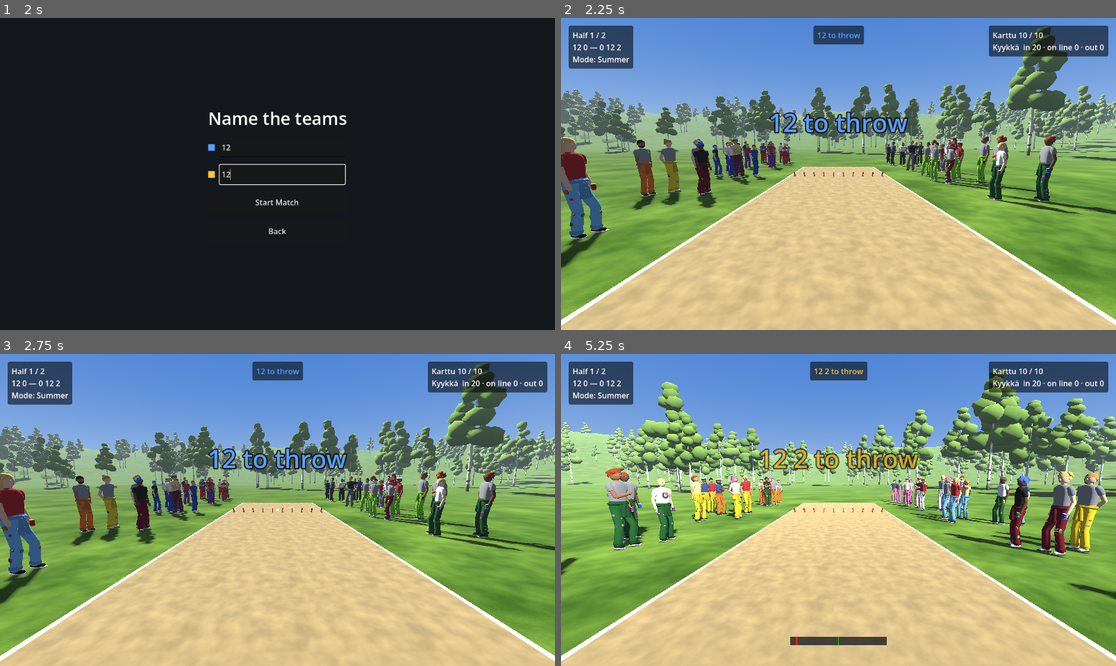
Above: before the commit, frames 1-4 (two rows, left to right).
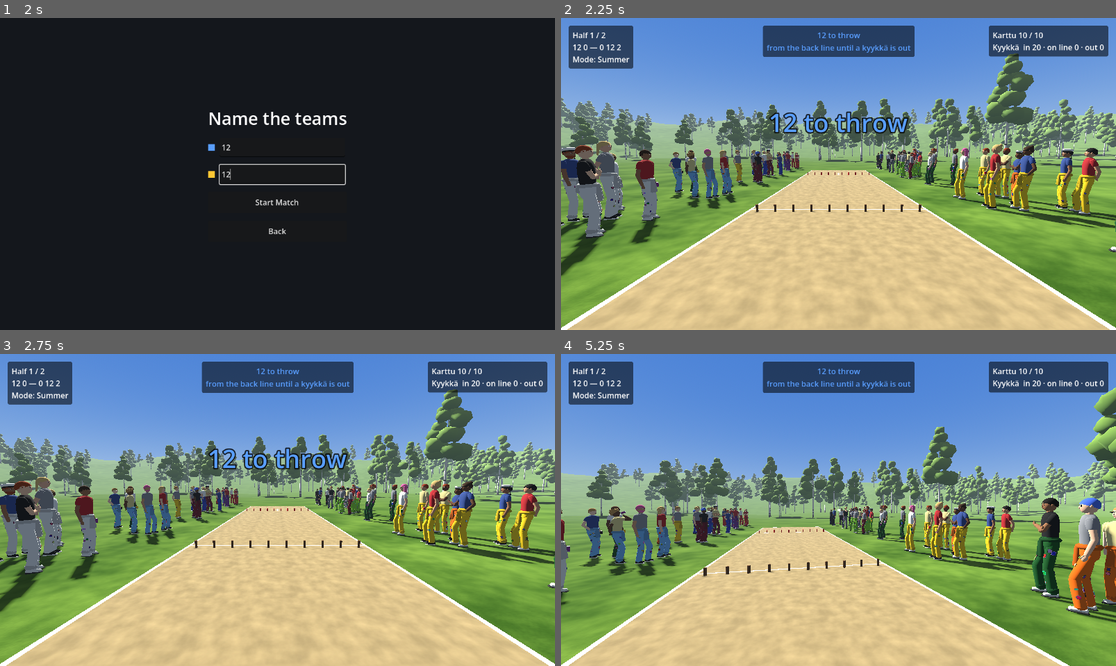
Above: after the commit, the same moments.

Repository: ration/kyykka
Game: Godot game, scene res://scenes/main_menu.tscn
Same seed, same stepped clock (60 frames per second), same inputs: the game is played once before the commit and once after it.
Inputs (mouse positions are in pixels of both pictures, inside the frame that each line leads up to):
- Up to frame 1 (2 s): click "Start Summer Match" at 0.5 s; click (283, 149) at 1.27 s; type "12" at 1.35 s; click (283, 174) at 1.5 s; type "12" at 1.58 s
- Up to frame 2 (2.25 s): click "Start Match" at 2 s
- Up to frame 3 (2.75 s): no input
- Up to frame 4 (5.25 s): tap Enter at 2.75 s; move the mouse to (866, 510) at 2.77 s; hold Shift 2.78-3.53 s; click (866, 510) at 2.92 s; move the mouse to (810, 510) at 3.52 s; tap Alt at 3.6 s; click (810, 510) at 3.67 s; move the mouse to (849, 503) at 4.27 s; tap Ctrl at 4.35 s; click (849, 503) at 4.42 s; move the mouse to (832, 516) at 5.02 s; tap Shift at 5.1 s; click (832, 516) at 5.17 s

Frame 1 is identical in both runs. In frame 2, 33% of the frame differs, in the area x 0-100%, y 2-100%; in frame 3, 33%; in frame 4, 52%.

Commit message:
Throw from the back line until the first kyykkä is out
Each team throws from the back edge of the court at its own end until it
has knocked a kyykkä out of the target pesä, then from its own pesä line
(Attack.throws_from_back_line()). The turn's starting camera pitch and
max throw distance now come from the distance to the target row. Own
kyykkä can be hit; ones knocked out count for the opponent.

Co-Authored-By: Claude Opus 5.5 <noreply@anthropic.com>

Diff:
--- a/scripts/court.gd
+++ b/scripts/court.gd
@@ -49,6 +49,7 @@
 	match_controller.pesa_size = pesa_size
 	match_controller.near_pesa_z = near_pesa_z
 	match_controller.far_pesa_z = far_pesa_z
+	match_controller.court_length = court_length
 	match_controller.pesa_side_margin = pesa_side_margin
 	match_controller.kyykka_scene = preload("res://scenes/kyykka.tscn")
 	match_controller.karttu_scene = preload("res://scenes/karttu.tscn")
--- a/scripts/match_controller.gd
+++ b/scripts/match_controller.gd
@@ -31,6 +31,7 @@
 @export var pesa_size: float
 @export var near_pesa_z: float
 @export var far_pesa_z: float
+@export var court_length: float = 20.0  ## the back lines are at -/+ court_length / 2
 @export var pesa_side_margin: float
 @export var kyykka_scene: PackedScene
 @export var karttu_scene: PackedScene
@@ -115,10 +116,8 @@
 ## so the end changing colour shows whose turn it is.
 func _configure_thrower_for_current_attack() -> void:
 	var team_a := is_team_a_turn()
-	if team_a:
-		thrower.configure(Vector3(0, 0, near_pesa_z), Vector3(0, 0, 1), far_pesa_view)
-	else:
-		thrower.configure(Vector3(0, 0, far_pesa_z), Vector3(0, 0, -1), near_pesa_view)
+	var target := far_pesa_view if team_a else near_pesa_view
+	thrower.configure(throwing_position(), Vector3(0, 0, 1 if team_a else -1), target, target.global_position)
 	far_pesa_view.set_targeted(team_a)
 	near_pesa_view.set_targeted(not team_a)
 	_update_input()
@@ -163,6 +162,16 @@
 
 	current_attack = current_half.next_attack(current_attack)
 	_configure_thrower_for_current_attack()
+
+
+## Where the current team throws from: the back edge of the court at
+## their own end until they've knocked a kyykkä out, then their own pesä's
+## front line (Attack.throws_from_back_line()).
+func throwing_position() -> Vector3:
+	var team_a := is_team_a_turn()
+	if current_attack.throws_from_back_line():
+		return Vector3(0, 0, -court_length / 2.0 if team_a else court_length / 2.0)
+	return Vector3(0, 0, near_pesa_z if team_a else far_pesa_z)
 
 
 ## Team A attacks the far pesä, team B the near one.
--- a/scripts/rules/attack.gd
+++ b/scripts/rules/attack.gd
@@ -37,6 +37,13 @@
 	karttu_used += 1
 
 
+## Where the next throw is made from: the back edge of the court until
+## the first kyykkä has been knocked out of the pesä, then the attacking
+## team's own pesä line (README.md, "Teams and turns").
+func throws_from_back_line() -> bool:
+	return pesa.removed == 0
+
+
 ## Bonus karttu only count once the pesä is actually cleared — running out
 ## of karttu with kyykkä still standing leaves nothing "unused".
 func unused_karttu() -> int:
--- a/scripts/throwing/throw_controller.gd
+++ b/scripts/throwing/throw_controller.gd
@@ -48,12 +48,13 @@
 
 @export var swing_seconds: float = 1.0  ## time for the gauge to sweep 0 -> 180
 @export var throw_speed: float = 16.0  ## fixed for now; variable power is a later feature
-@export var launch_elevation_degrees: float = -7.5  ## camera pitch reset each turn; looks at the target pesä's kyykkä row from the default camera spot
+@export var launch_elevation_degrees: float = -7.5  ## camera pitch reset each turn when configure() isn't given the target row (otherwise it looks at the row)
 @export var min_elevation_degrees: float = -20.0  ## steepest downward look, i.e. the shortest throw (~3 m out)
 @export var max_elevation_degrees: float = 0.0  ## looking at or above the horizon aims at max_throw_distance
 @export var aim_target_height: float = 0.1  ## height the look ray is cast onto: mid-height of a stacked kyykkä pair
 @export var min_throw_distance: float = 2.0
-@export var max_throw_distance: float = 16.0  ## a little past the far pesä's back line
+@export var max_throw_distance: float = 16.0  ## without a target row; with one, max_throw_past_target past it
+@export var max_throw_past_target: float = 6.0  ## from the row, a little past the target pesä's back line
 
 @export var camera_height: float = 1.6
 @export var camera_back_offset: float = 1.2
@@ -73,6 +74,7 @@
 var _forward_direction: Vector3 = Vector3(0, 0, 1)  ## yaw=0 aim direction; set via configure()
 var _line_middle: Vector3  ## where the thrower stands with no sideways step; set via configure()
 var _line_offset: float = 0.0  ## metres to the thrower's right of _line_middle
+var _max_distance: float = 16.0  ## this turn's max_throw_distance; set via configure()
 var _stepping: bool = false  ## right mouse button held
 var _karttu: Karttu
 var _busy: bool = false
@@ -100,10 +102,13 @@
 
 
 ## Positions this thrower for a turn: where it stands, which way is
-## "straight ahead" (yaw=0), and which PesaView's kyykkä to watch for
-## settling. Called once right after this node enters the tree for the
-## first turn, and again whenever the active side changes.
-func configure(p_position: Vector3, p_forward: Vector3, p_watch_root: Node3D) -> void:
+## "straight ahead" (yaw=0), which PesaView's kyykkä to watch for
+## settling and, if given, where the target kyykkä row is — the camera
+## starts out looking at it and throws can reach a little past the pesä,
+## wherever the thrower stands (the back line or the pesä line). Called
+## once right after this node enters the tree for the first turn, and
+## again every turn.
+func configure(p_position: Vector3, p_forward: Vector3, p_watch_root: Node3D, target_row := Vector3.INF) -> void:
 	position = p_position
 	_line_middle = p_position
 	_line_offset = 0.0
@@ -114,6 +119,14 @@
 	_gauge_bar.hide()
 	_yaw_degrees = 0.0
 	_elevation_degrees = launch_elevation_degrees
+	_max_distance = max_throw_distance
+	if target_row != Vector3.INF:
+		var to_row := (target_row - p_position).dot(_forward_direction)
+		_max_distance = to_row + max_throw_past_target
+		_elevation_degrees = clampf(
+			-rad_to_deg(atan((camera_height - aim_target_height) / (to_row + camera_back_offset))),
+			min_elevation_degrees, max_elevation_degrees
+		)
 	_fov_degrees = default_fov_degrees
 	camera.fov = _fov_degrees
 	_reset_karttu()
@@ -284,10 +297,10 @@
 	var origin := _camera_position()
 	var look := _look_direction()
 	if look.y >= -0.001:
-		return max_throw_distance
+		return _max_distance
 	var hit := origin + look * ((aim_target_height - origin.y) / look.y)
 	var ahead := (hit - global_position).dot(_aim_direction())
-	return clampf(ahead, min_throw_distance, max_throw_distance)
+	return clampf(ahead, min_throw_distance, _max_distance)
 
 
 func _throw(gauge_degrees: float) -> void:
--- a/scripts/ui/hud.gd
+++ b/scripts/ui/hud.gd
@@ -142,6 +142,8 @@
 		return
 
 	_turn_label.text = _turn_text()
+	if attack.throws_from_back_line():
+		_turn_label.text += "\nfrom the back line until a kyykkä is out"
 	_turn_label.add_theme_color_override("font_color", _turn_color())
 	_karttu_label.text = "Karttu %d / %d" % [
 		attack.karttu_budget - attack.karttu_used, attack.karttu_budget,
--- a/tests/rules/test_attack.gd
+++ b/tests/rules/test_attack.gd
@@ -31,3 +31,14 @@
 
 	assert_true(attack.is_finished())
 	assert_eq(attack.score(), -4 * Attack.PENALTY_ON_LINE)
+
+
+func test_throws_from_the_back_line_until_a_kyykka_is_out() -> void:
+	var attack := Attack.new(Team.new("A"), Pesa.new(4), 10)
+	assert_true(attack.throws_from_back_line(), "first throw")
+	attack.throw(ThrowResult.new())  # miss
+	assert_true(attack.throws_from_back_line())
+	attack.throw(ThrowResult.new(0, 2, 0))  # only onto the line: still in play
+	assert_true(attack.throws_from_back_line())
+	attack.throw(ThrowResult.new(1, 0, 0))
+	assert_false(attack.throws_from_back_line(), "first kyykkä out: move up to the pesä line")
--- a/tests/throwing/test_throw_controller.gd
+++ b/tests/throwing/test_throw_controller.gd
@@ -64,3 +64,10 @@
 	thrower._swinging = true
 	thrower.set_line_offset(1.0)
 	assert_eq(thrower.line_offset(), 0.0)
+
+
+func test_target_row_sets_reach_and_starting_pitch() -> void:
+	thrower.configure(Vector3(0, 0, -10), Vector3(0, 0, 1), null, Vector3(0, 0, 5.15))
+	assert_almost_eq(thrower._max_distance, 15.15 + thrower.max_throw_past_target, 0.001)
+	# Looking straight down the starting pitch hits the row.
+	assert_almost_eq(thrower._aim_distance(), 15.15, 0.05)
--- a/tools/simulate_throws.gd
+++ b/tools/simulate_throws.gd
@@ -74,6 +74,7 @@
 		if target_piece == null:
 			print("no standing kyykkä left to aim at, stopping")
 			break
+		var from_back: bool = attack.throws_from_back_line()
 		_aim_at(thrower, target_piece.global_position)
 		var start_ms := Time.get_ticks_msec()
 		thrower._throw(gauge)
@@ -112,8 +113,8 @@
 					awake_pieces += 1
 			print("  [timeout diag] awake kyykka across both pesas: %d" % awake_pieces)
 
-		print("throw %d/%d: gauge=%3.0f frames=%3d contact=%s (max_disp=%.2fm) scored=%s (in_square %d->%d, on_line %d->%d, removed %d->%d)" % [
-			i + 1, count, gauge, frame_count, contacted, max_displacement, scored,
+		print("throw %d/%d (%s): gauge=%3.0f frames=%3d contact=%s (max_disp=%.2fm) scored=%s (in_square %d->%d, on_line %d->%d, removed %d->%d)" % [
+			i + 1, count, "back line" if from_back else "pesa line", gauge, frame_count, contacted, max_displacement, scored,
 			before_in_square, attack.pesa.in_square,
 			before_on_line, attack.pesa.on_line,
 			before_removed, attack.pesa.removed,
Not shown, changed: CLAUDE.md
Not shown, changed: README.md
